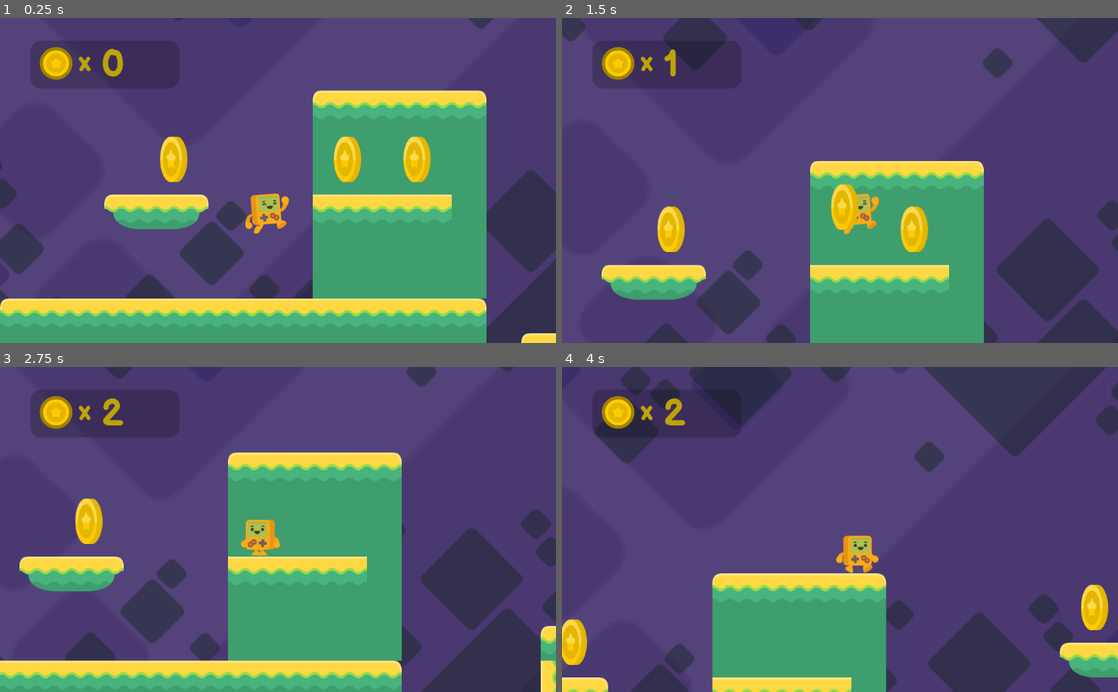
Above: before the commit, frames 1-4 (two rows, left to right).
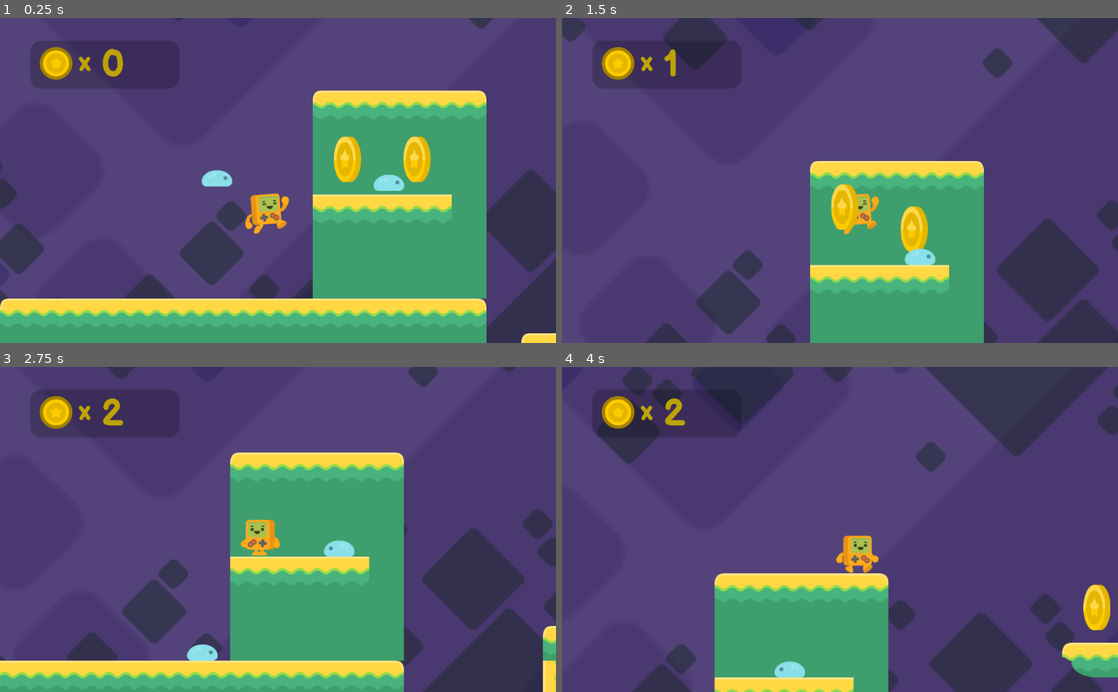
Above: after the commit, the same moments.

Repository: mdjones/borncg-2d-tut
Game: Godot game, scene res://Level1.tscn
The game is run twice, just before and just after one commit, with the same random seed, the same clock (stepped at 60 frames per second) and the same inputs. The project has no main scene, so this scene is started directly.
Inputs:
- Up to frame 1 (0.25 s): no input
- Up to frame 2 (1.5 s): hold Right (right) from 0.53 s (still down); tap Space (jump) at 0.77 s
- Up to frame 3 (2.75 s): tap Space (jump) at 1.52 s; release Right (right) at 2.03 s; hold A (left) from 2.03 s (still down)
- Up to frame 4 (4 s): release A (left) at 2.78 s; hold Right (right) from 2.78 s (still down); tap Space (jump) at 3.02, 3.77 s

The runs differ from the first frame. In frame 1, 2.8% of the frame differs, in the area x 18-73%, y 36-65%; in frame 2, 2.6%; in frame 3, 5.0%, in the area x 0-100%, y 0-100%; in frame 4, 2.9%.

Commit message:
Part 13 (Creating Enemies + RayCast2D's): https://www.youtube.com/watch?v=ROYG4widsXc&t=1080s

Diff:
--- a/Level1.tscn
+++ b/Level1.tscn
@@ -9,6 +9,7 @@
 [ext_resource path="res://assets/HUD/coin_gold.png" type="Texture" id=7]
 [ext_resource path="res://assets/fonts/BalsamiqSans-Bold.ttf" type="DynamicFontData" id=8]
 [ext_resource path="res://HUD.gd" type="Script" id=9]
+[ext_resource path="res://enemy.tscn" type="PackedScene" id=10]
 
 [sub_resource type="RectangleShape2D" id=1]
 extents = Vector2( 128, 32 )
@@ -41,7 +42,7 @@
 collision_layer = 2
 collision_mask = 49
 format = 1
-tile_data = PoolIntArray( 131068, 0, 0, 65570, 5, 0, 65571,  …(64 unchanged characters)… , 0, 0, 131103, 4, 0, 262140, 0, 0, 196624, 5, 0, 196625, 2, 0, 196626, 2, 0, 196627, 3, 0, 196639, 0, 0, 327676, 0, 0, 262144, 5, 0, 262145, 2, 0, 262146, 6, 0, 262163, 1, 0, 262164, 6, 0, 262169, …(2431 unchanged characters)…
+tile_data = PoolIntArray( 131068, 0, 0, 65570, 5, 0, 65571,  …(64 unchanged characters)… , 0, 0, 131103, 4, 0, 262140, 0, 0, 196618, 0, 0, 196624, 5, 0, 196625, 2, 0, 196626, 2, 0, 196627, 3, 0, 196639, 0, 0, 327676, 0, 0, 262163, 1, 0, 262164, 6, 0, 262169, …(2431 unchanged characters)…
 
 [node name="TilesOneWay" type="TileMap" parent="."]
 tile_set = ExtResource( 3 )
@@ -51,6 +52,8 @@
 tile_data = PoolIntArray( 65542, 1, 0, 65543, 2, 0, 65544, 2, 0, 65545, 2, 0, 65546, 3, 0, 131078, 0, 0, 131079, 0, 0,  …(322 unchanged characters)…
 
 [node name="StaticBody2D" type="StaticBody2D" parent="TilesOneWay"]
+collision_layer = 2
+collision_mask = 49
 
 [node name="CollisionShape2D" type="CollisionShape2D" parent="TilesOneWay/StaticBody2D"]
 position = Vector2( 510, 288 )
@@ -182,7 +185,7 @@
 [node name="coins" type="Node2D" parent="."]
 
 [node name="coin1" parent="coins" instance=ExtResource( 6 )]
-position = Vector2( 128, 192 )
+position = Vector2( 1487.09, 229.919 )
 
 [node name="coin2" parent="coins" instance=ExtResource( 6 )]
 position = Vector2( 1152, 512 )
@@ -198,6 +201,17 @@
 
 [node name="coin6" parent="coins" instance=ExtResource( 6 )]
 position = Vector2( 448, 192 )
+
+[node name="enemies" type="Node2D" parent="."]
+
+[node name="enemy1" parent="enemies" instance=ExtResource( 10 )]
+position = Vector2( 195.267, 183.88 )
+direction = 1
+detects_cliffs = false
+
+[node name="enemy2" parent="enemies" instance=ExtResource( 10 )]
+position = Vector2( 512, 192 )
+direction = 1
 
 [connection signal="body_entered" from="FallZone" to="Steve" method="_on_FallZone_body_entered"]
 [connection signal="coin_collected" from="coins/coin1" to="HUD" method="_on_coin_collected"]
--- /dev/null
+++ b/enemy.gd
@@ -0,0 +1,23 @@
+extends KinematicBody2D
+
+var velocity = Vector2()
+export var direction = -1
+export var detects_cliffs = true
+
+func _ready():
+	if direction == 1:
+		$AnimatedSprite.flip_h = true
+	$floor_checker.position.x = $CollisionShape2D.shape.get_extents().x * direction
+	$floor_checker.enabled = detects_cliffs
+
+func _physics_process(delta):
+	if is_on_wall() or (not $floor_checker.is_colliding() and detects_cliffs and is_on_floor()):
+		direction = direction * -1
+		$AnimatedSprite.flip_h = not $AnimatedSprite.flip_h
+		$floor_checker.position.x = $CollisionShape2D.shape.get_extents().x * direction
+
+	velocity.y += 20
+	velocity.x = direction*50
+
+	## Have to add Vector2.UP so the enemy knows when it interacts with a wall
+	velocity = move_and_slide(velocity, Vector2.UP)
--- /dev/null
+++ b/enemy.tscn
@@ -0,0 +1,43 @@
+[gd_scene load_steps=7 format=2]
+
+[ext_resource path="res://assets/enemies/slimeBlue_squashed.png" type="Texture" id=1]
+[ext_resource path="res://assets/enemies/slimeBlue.png" type="Texture" id=2]
+[ext_resource path="res://assets/enemies/slimeBlue_blue.png" type="Texture" id=3]
+[ext_resource path="res://enemy.gd" type="Script" id=4]
+
+[sub_resource type="SpriteFrames" id=1]
+animations = [ {
+"frames": [ ExtResource( 2 ), ExtResource( 3 ) ],
+"loop": true,
+"name": "crawl",
+"speed": 3.0
+}, {
+"frames": [ ExtResource( 1 ) ],
+"loop": true,
+"name": "squashed",
+"speed": 5.0
+} ]
+
+[sub_resource type="RectangleShape2D" id=2]
+extents = Vector2( 21.6185, 12.6012 )
+
+[node name="enemy" type="KinematicBody2D"]
+collision_layer = 16
+collision_mask = 51
+script = ExtResource( 4 )
+
+[node name="AnimatedSprite" type="AnimatedSprite" parent="."]
+frames = SubResource( 1 )
+animation = "crawl"
+frame = 1
+playing = true
+
+[node name="CollisionShape2D" type="CollisionShape2D" parent="."]
+position = Vector2( 0.297169, 4.28537 )
+shape = SubResource( 2 )
+
+[node name="floor_checker" type="RayCast2D" parent="."]
+position = Vector2( 0, -0.472 )
+enabled = true
+cast_to = Vector2( 0, 20 )
+collision_mask = 2
Not shown: 1 places in Level1.tscn that only renumber resources
Binary file added: assets/enemies/slimeBlue.png
Binary file added: assets/enemies/slimeBlue_blue.png
Binary file added: assets/enemies/slimeBlue_squashed.png
Not shown, added: assets/enemy-sprites.zip
